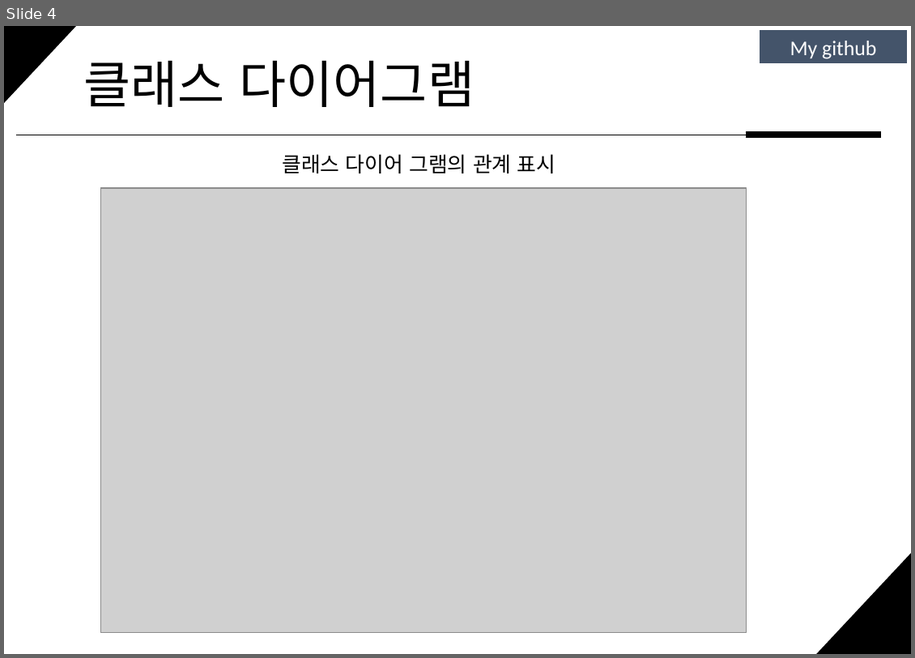
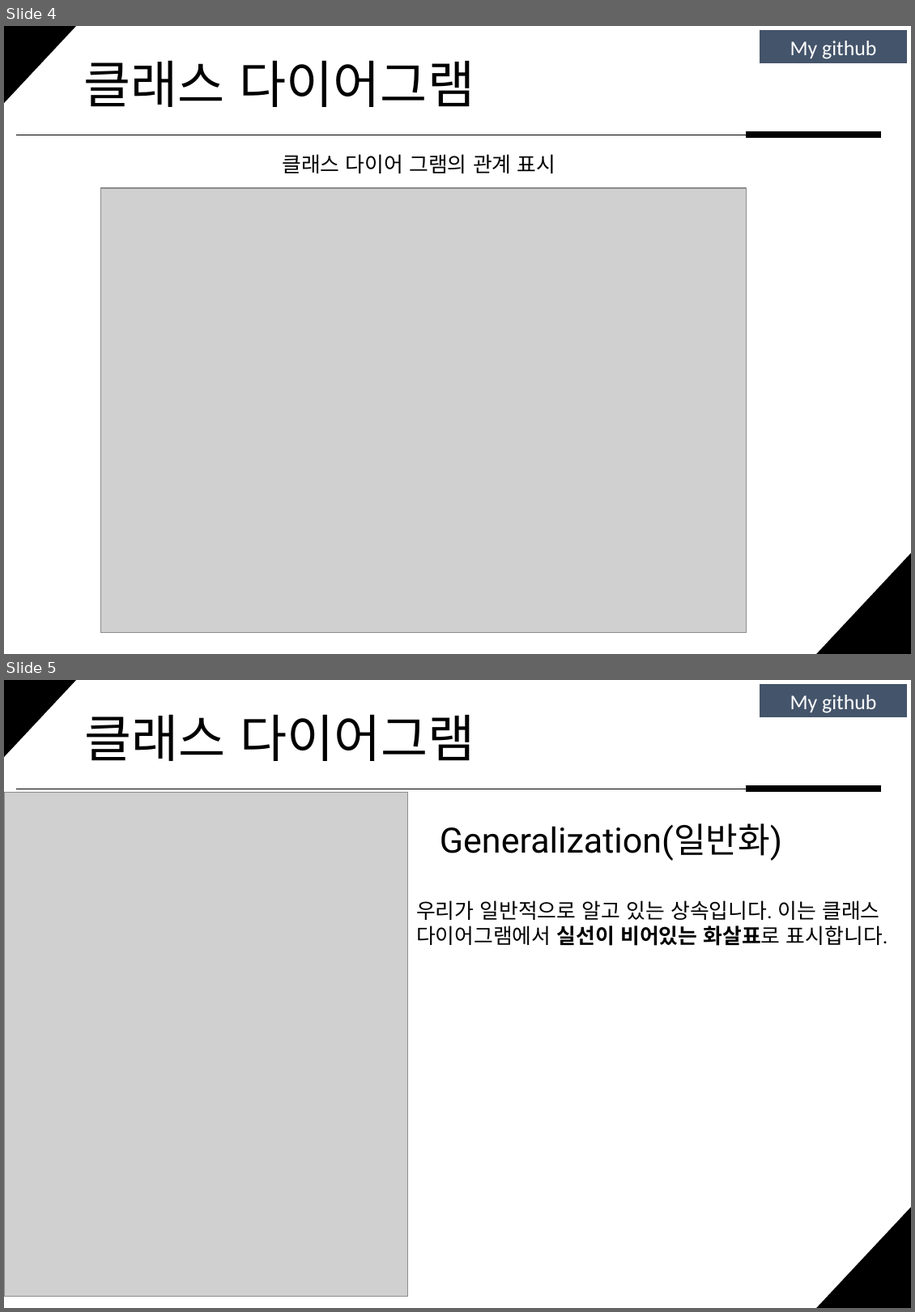
Before and after one commit to qor0530/ClassDiagram, a slide deck: 클래스 다이어그램.pptx. Shown one above the other, each under a label of ours: slide 4 before the commit, slides 4 and 5 after it. The pictures are 915x658 and 915x1312 pixels, drawn with LibreOffice and Linux fonts; fonts in the diff are those of the drawing; grey boxes stand for pictures. Boxes give left, top, right and bottom in pixels: in the first picture for what was removed or moved away, otherwise in the second. Text is boxed around its words. In the diff, an @@ line names an element or a change of style, - is before the commit and + after.

Commit message:
상속관계말고는 잘 안쓰일거같아서 나중에 쓰게 된다면 다시 정리함

```diff
--- a/클래스 다이어그램.pptx
+++ b/클래스 다이어그램.pptx
@@ slide 5 added at (x1=4, y1=680, x2=911, y2=1308), background #FFFFFF; not listed: 5 template elements that a slide beside it also shows @@
@@ title added at (x1=84, y1=714, x2=476, y2=761), 44 pt, text #000000 @@
+클래스 다이어그램
@@ picture added at (x1=4, y1=793, x2=409, y2=1296) @@
@@ text added at (x1=440, y1=823, x2=782, y2=861), 30 pt, text #000000 @@
+Generalization(일반화)
@@ text added at (x1=416, y1=900, x2=889, y2=946), 18 pt, text #000000 @@
+우리가 일반적으로 알고 있는 상속입니다. 이는 클래스 다이어그램에서 실선이 비어있는 화살표로 표시합니다.
```
Also in this commit, not shown: 1 other slide added.
